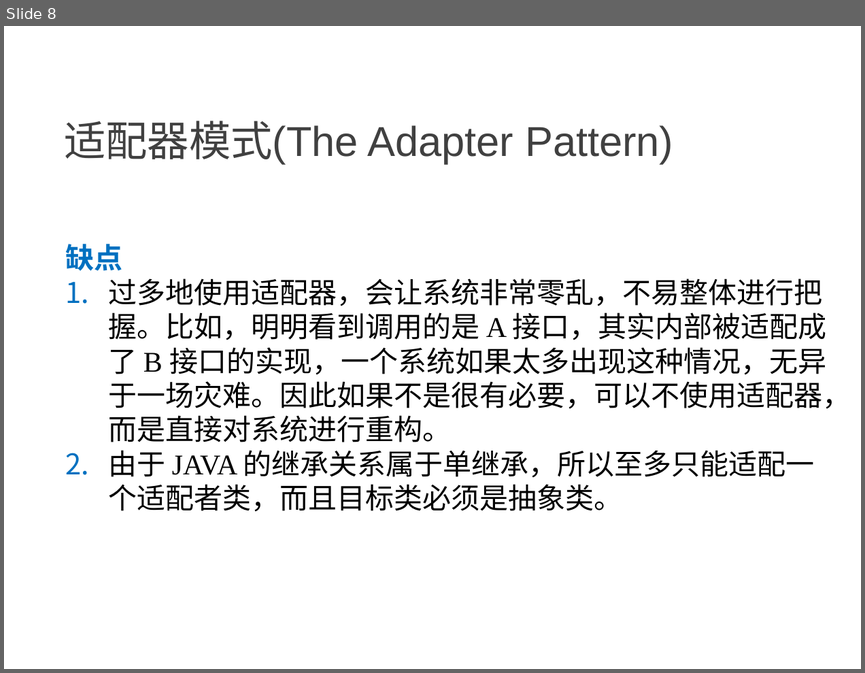
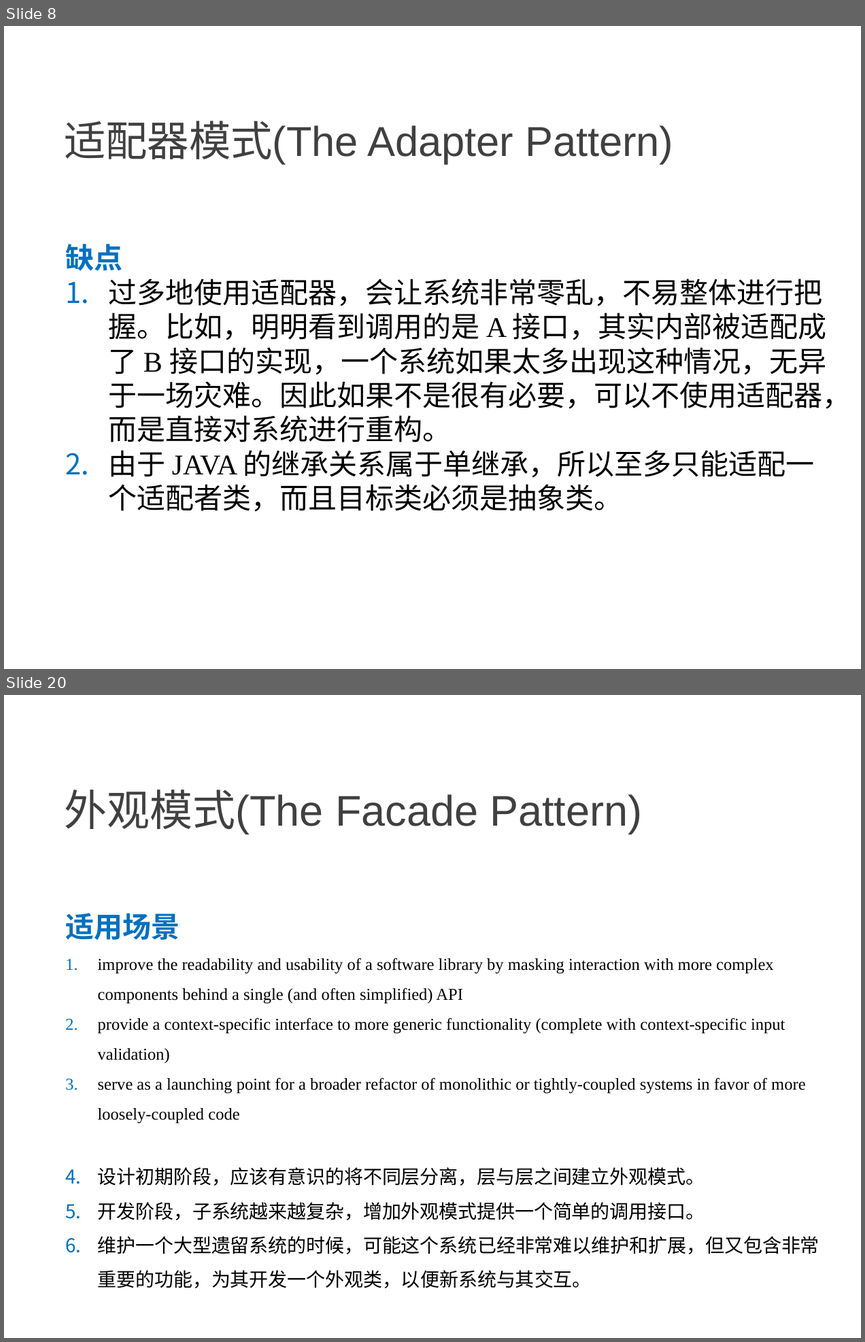
Before and after one commit to NewGr8Player/My-PPT, a slide deck: Design pattern/3.设计模式-结构型模式.pptx. Shown one above the other, each under a label of ours: slide 8 before the commit, slides 8 and 20 after it; the slides between them are not shown. The pictures are 865x673 and 865x1342 pixels, drawn with LibreOffice and Linux fonts; fonts in the diff are those of the drawing. Boxes give left, top, right and bottom in pixels: in the first picture for what was removed or moved away, otherwise in the second. Text is boxed around its words. In the diff, an @@ line names an element or a change of style, - is before the commit and + after.

Commit message:
Add     - 组合模式 The Composite Pattern     - 装饰模式 The Decorator Pattern     - 外观模式 The Facade Pattern

```diff
--- a/Design pattern/3.设计模式-结构型模式.pptx
+++ b/Design pattern/3.设计模式-结构型模式.pptx
@@ slide 20 added at (x1=4, y1=695, x2=861, y2=1338), background #FFFFFF @@
@@ text added at (x1=64, y1=790, x2=643, y2=834), 36 pt, text #404040 @@
+外观模式(The Facade Pattern)
@@ text added at (x1=65, y1=913, x2=819, y2=1288), 14 pt, text #000000 @@
+适用场景
+1. improve the readability and usability of a software library by masking interaction with more complex components behind a single (and often simplified) API
+2. provide a context-specific interface to more generic functionality (complete with context-specific input validation)
+3. serve as a launching point for a broader refactor of monolithic or tightly-coupled systems in favor of more loosely-coupled code
+4. 设计初期阶段，应该有意识的将不同层分离，层与层之间建立外观模式。
+5. 开发阶段，子系统越来越复杂，增加外观模式提供一个简单的调用接口。
+6. 维护一个大型遗留系统的时候，可能这个系统已经非常难以维护和扩展，但又包含非常重要的功能，为其开发一个外观类，以便新系统与其交互。
```
Also in this commit, not shown: 2 slides changed, 10 other slides added.
